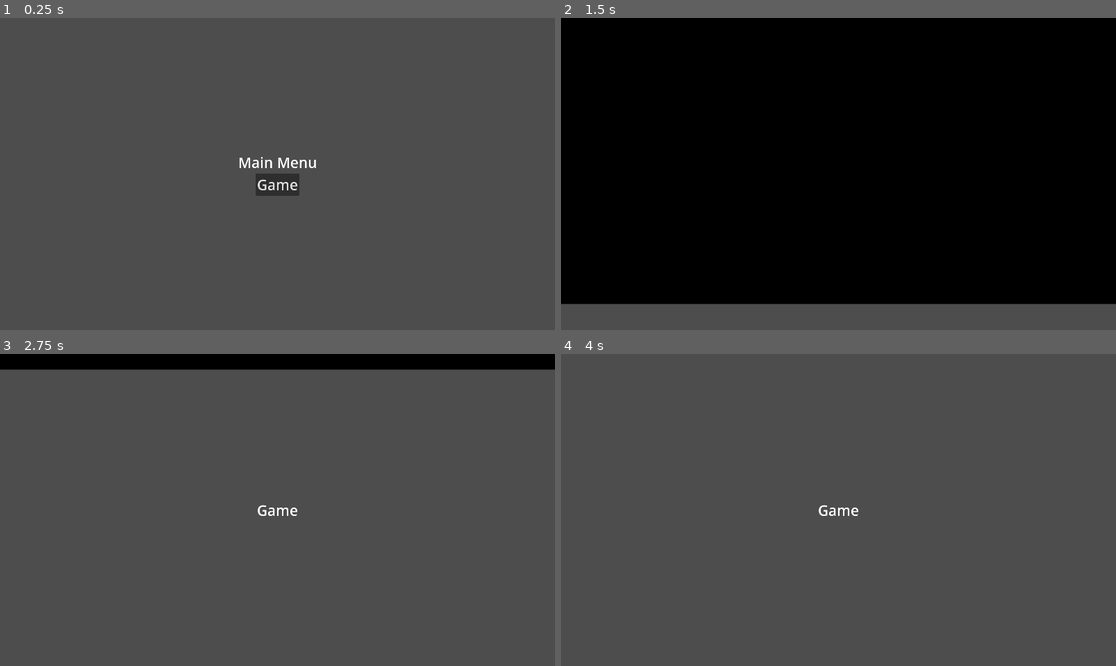
Above: before the commit, frames 1-4 (two rows, left to right).
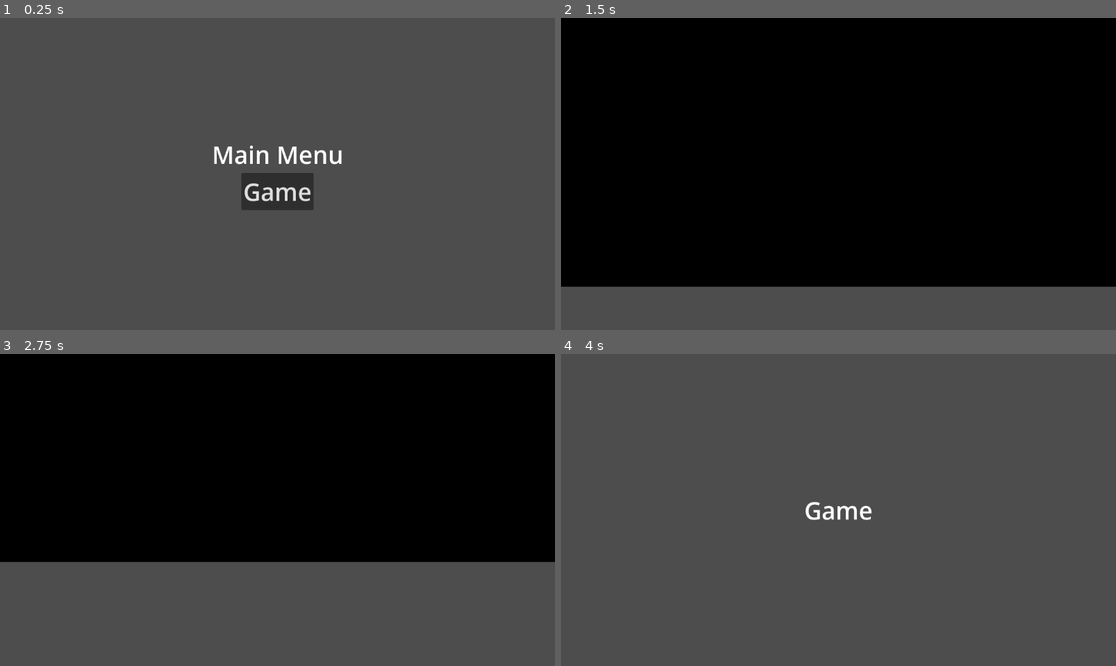
Above: after the commit, the same moments.

Repository: nonagaga/MJ193
Game: Godot game, scene res://Scenes/scene_manager.tscn
Two runs of this game, one before a commit and one after it. Both use one fixed random seed, a clock stepped at 60 frames per second and the inputs below.
Inputs:
- Up to frame 1 (0.25 s): no input
- Up to frame 2 (1.5 s): click "Game" at 0.5 s; click "Game" at 1.25 s
- Up to frame 3 (2.75 s): no input
- Up to frame 4 (4 s): tap Enter at 3.5 s

The runs differ from the first frame. In frame 1, 1.8% of the frame differs, in the area x 38-62%, y 40-62%; in frame 2, 5.6%; in frame 3, 62%, in the area x 0-100%, y 4-67%; in frame 4, 0.3%.

Commit message:
added images

Diff:
--- a/Cards/StabCard.tres
+++ b/Cards/StabCard.tres
@@ -1,13 +1,15 @@
-[gd_resource type="Resource" script_class="Card" load_steps=5 format=3 uid="uid://87kgyaemmdqe"]
+[gd_resource type="Resource" script_class="Card" load_steps=6 format=3 uid="uid://87kgyaemmdqe"]
 
-[ext_resource type="Script" uid="uid://d21axcuelphhe" path="res://Classes/TagClass.gd" id="1_5o5rd"]
+[ext_resource type="Script" path="res://Classes/TagClass.gd" id="1_5o5rd"]
 [ext_resource type="Script" uid="uid://gikv04ntqw8f" path="res://Classes/ActionsClass.gd" id="1_x7xqd"]
 [ext_resource type="Resource" uid="uid://c8vj0fvto1pt" path="res://Actions/Stab.tres" id="2_5o5rd"]
 [ext_resource type="Script" uid="uid://88hsnkwkom7x" path="res://Classes/CardClass.gd" id="2_s1e03"]
+[ext_resource type="Texture2D" uid="uid://bs4cbal8fpet5" path="res://cardshark1.png" id="5_xt43l"]
 
 [resource]
 script = ExtResource("2_s1e03")
 title = "Stab"
+texture = ExtResource("5_xt43l")
 price = 10
 maxTargets = 1
 discardCost = 0
--- a/GameManager.gd
+++ b/GameManager.gd
@@ -3,10 +3,12 @@
 func _ready() -> void:
 	Globals.gameManager = self
 
+signal card_drawn(card:Card)
 func draw():
 	if !Globals.deck.is_empty():
 		var card = Globals.deck.pop_front()
 		Globals.hand.append(card)
+		card_drawn.emit(card)
 		return card
 
 func discard():
--- a/Music Manager/music_manager.gd
+++ b/Music Manager/music_manager.gd
@@ -83,33 +83,33 @@
 ##adds a sound that will play on the next beat of the song
 ##if the sound is not given a name it will be treated as a oneshot and only played once
 ##the purpose of the name is to allow for sounds to loop and eventually be removed through their name
-func add_next_beat(stream : AudioStream, name : String = ""):
-	if name == "":
+func add_next_beat(stream : AudioStream, _name : String = ""):
+	if _name == "":
 		var player = create_oneshot_audio_player(stream)
 		beat_queue.append(player)
 	else:
-		if beat_dictionary.has(name) : print("Sound key already associated, not creating a new audio player."); return
+		if beat_dictionary.has(_name) : print("Sound key already associated, not creating a new audio player."); return
 		var player = create_audio_player(stream)
-		beat_dictionary[name] = player
+		beat_dictionary[_name] = player
 		beat_queue.append(player)
 
-func add_next_measure(stream :AudioStream, name : String = ""):
-	if name == "":
+func add_next_measure(stream :AudioStream, _name : String = ""):
+	if _name == "":
 		var player = create_oneshot_audio_player(stream)
 		measure_queue.append(player)
 	else:
-		if measure_dictionary.has(name) : print("Sound key already associated, not creating a new audio player."); return
+		if measure_dictionary.has(_name) : print("Sound key already associated, not creating a new audio player."); return
 		var player = create_audio_player(stream)
-		measure_dictionary[name] = player
+		measure_dictionary[_name] = player
 		measure_queue.append(player)
 
-func remove_next_beat(name : String):
-	if not beat_dictionary.has(name): return
-	r_beat_queue.append(beat_dictionary[name])
+func remove_next_beat(_name : String):
+	if not beat_dictionary.has(_name): return
+	r_beat_queue.append(beat_dictionary[_name])
 
-func remove_next_measure(name : String):
-	if not measure_dictionary.has(name): return
-	r_measure_queue.append(beat_dictionary[name])
+func remove_next_measure(_name : String):
+	if not measure_dictionary.has(_name): return
+	r_measure_queue.append(beat_dictionary[_name])
 
 func _on_beat_timeout():
 	if not beat_queue.is_empty():
@@ -120,8 +120,8 @@
 		beat_queue.clear()
 
 	if not r_beat_queue.is_empty():
-		for name : String in r_beat_queue:
-			beat_dictionary[name].queue_free()
+		for _name : String in r_beat_queue:
+			beat_dictionary[_name].queue_free()
 		r_beat_queue.clear()
 
 	if not metronome:return
@@ -137,8 +137,8 @@
 		measure_queue.clear()
 
 	if not r_measure_queue.is_empty():
-		for name : String in r_measure_queue:
-			measure_dictionary[name].queue_free()
+		for _name : String in r_measure_queue:
+			measure_dictionary[_name].queue_free()
 		r_measure_queue.clear()
 
 	if not metronome:return
--- a/UI/Card Element/Card.tscn
+++ b/UI/Card Element/Card.tscn
@@ -1,13 +1,18 @@
-[gd_scene load_steps=3 format=3 uid="uid://cdnx2t0orx0vs"]
+[gd_scene load_steps=4 format=3 uid="uid://cdnx2t0orx0vs"]
 
 [ext_resource type="Script" uid="uid://qkf5bn6hhgrw" path="res://UI/Card Element/card.gd" id="1_fa8r5"]
 [ext_resource type="Texture2D" uid="uid://cof6qdkvij7cr" path="res://mockupcard.png" id="2_tksun"]
+[ext_resource type="Texture2D" uid="uid://c2yh7us6b40rk" path="res://icon.svg" id="3_tksun"]
 
-[node name="Card" type="Control"]
+[node name="Card" type="Control" node_paths=PackedStringArray("art", "title", "desc")]
 layout_mode = 3
 anchor_right = 0.416667
 anchor_bottom = 1.03704
+scale = Vector2(0.5, 0.5)
 script = ExtResource("1_fa8r5")
+art = NodePath("VBoxContainer/Card Art/Card Art")
+title = NodePath("VBoxContainer/Title")
+desc = NodePath("VBoxContainer/Description/ScrollContainer/Description")
 metadata/_edit_use_anchors_ = true
 
 [node name="TextureRect" type="TextureRect" parent="."]
@@ -27,24 +32,34 @@
 grow_horizontal = 2
 grow_vertical = 2
 
+[node name="HSeparator" type="HSeparator" parent="VBoxContainer"]
+visible = false
+layout_mode = 2
+
 [node name="Title" type="RichTextLabel" parent="VBoxContainer"]
 layout_mode = 2
-text = "1"
+bbcode_enabled = true
 fit_content = true
+scroll_active = false
 
 [node name="Card Art" type="CenterContainer" parent="VBoxContainer"]
 layout_mode = 2
 size_flags_vertical = 3
 
 [node name="Card Art" type="TextureRect" parent="VBoxContainer/Card Art"]
+custom_minimum_size = Vector2(400, 350)
 layout_mode = 2
 size_flags_vertical = 3
+texture = ExtResource("3_tksun")
+expand_mode = 1
 
 [node name="Description" type="CenterContainer" parent="VBoxContainer"]
 layout_mode = 2
 size_flags_vertical = 3
 
 [node name="ScrollContainer" type="ScrollContainer" parent="VBoxContainer/Description"]
+clip_contents = false
+custom_minimum_size = Vector2(400, 275)
 layout_mode = 2
 size_flags_vertical = 3
 
@@ -52,3 +67,6 @@
 layout_mode = 2
 size_flags_horizontal = 3
 size_flags_vertical = 3
+bbcode_enabled = true
+fit_content = true
+scroll_active = false
--- a/UI/Card Element/card.gd
+++ b/UI/Card Element/card.gd
@@ -3,7 +3,15 @@
 
 @export var card_res:Card
 
+@export var art:TextureRect
+@export var title:RichTextLabel
+@export var desc:RichTextLabel
+
 func fill_values():
-	$VBoxContainer/Title.append_text(card_res.title)
-	$"VBoxContainer/Card Art/Card Art".texture = card_res.texture
-	$VBoxContainer/Description/ScrollContainer/Description.append_text(card_res.title)
+	card_res.compileCardText()
+	print(card_res)
+	print(card_res.title)
+	print(card_res.text)
+	title.append_text(card_res.title)
+	art.texture = card_res.texture
+	desc.append_text(card_res.text)
--- a/UI/Game UI.tscn
+++ b/UI/Game UI.tscn
@@ -2,7 +2,7 @@
 
 [ext_resource type="Script" uid="uid://b1xyjwfwav5t" path="res://UI/game_ui.gd" id="1_ewuok"]
 
-[node name="GameUi" type="Control"]
+[node name="GameUi" type="Control" node_paths=PackedStringArray("hand")]
 layout_mode = 3
 anchors_preset = 15
 anchor_right = 1.0
@@ -10,29 +10,42 @@
 grow_horizontal = 2
 grow_vertical = 2
 script = ExtResource("1_ewuok")
+hand = NodePath("HBoxContainer/ScrollContainer/Hand")
 
-[node name="ScrollContainer" type="ScrollContainer" parent="."]
-layout_mode = 0
-offset_right = 40.0
-offset_bottom = 40.0
+[node name="HBoxContainer" type="HBoxContainer" parent="."]
+layout_mode = 1
+anchors_preset = 15
+anchor_right = 1.0
+anchor_bottom = 1.0
+grow_horizontal = 2
+grow_vertical = 2
+alignment = 1
+
+[node name="ScrollContainer" type="ScrollContainer" parent="HBoxContainer"]
+layout_mode = 2
+size_flags_horizontal = 3
 vertical_scroll_mode = 0
 
-[node name="Hand" type="HBoxContainer" parent="ScrollContainer"]
+[node name="Hand" type="HBoxContainer" parent="HBoxContainer/ScrollContainer"]
+layout_mode = 2
+size_flags_horizontal = 3
+size_flags_vertical = 3
+alignment = 1
+
+[node name="Player Choices" type="VBoxContainer" parent="HBoxContainer"]
 layout_mode = 2
 
-[node name="Player Choices" type="VBoxContainer" parent="."]
-layout_mode = 0
-offset_right = 40.0
-offset_bottom = 40.0
+[node name="Play" type="Button" parent="HBoxContainer/Player Choices"]
+layout_mode = 2
+text = "Play"
 
-[node name="Play" type="Button" parent="Player Choices"]
+[node name="Cancel" type="Button" parent="HBoxContainer/Player Choices"]
 layout_mode = 2
+text = "Cancel"
 
-[node name="Cancel" type="Button" parent="Player Choices"]
+[node name="End Turn" type="Button" parent="HBoxContainer/Player Choices"]
 layout_mode = 2
-
-[node name="End Turn" type="Button" parent="Player Choices"]
-layout_mode = 2
+text = "End Turn"
 
 [node name="Void" type="Control" parent="."]
 visible = false
@@ -40,6 +53,6 @@
 offset_right = 40.0
 offset_bottom = 40.0
 
-[connection signal="pressed" from="Player Choices/Play" to="." method="_on_play_pressed"]
-[connection signal="pressed" from="Player Choices/Cancel" to="." method="_on_cancel_pressed"]
-[connection signal="pressed" from="Player Choices/End Turn" to="." method="_on_end_turn_pressed"]
+[connection signal="pressed" from="HBoxContainer/Player Choices/Play" to="." method="_on_play_pressed"]
+[connection signal="pressed" from="HBoxContainer/Player Choices/Cancel" to="." method="_on_cancel_pressed"]
+[connection signal="pressed" from="HBoxContainer/Player Choices/End Turn" to="." method="_on_end_turn_pressed"]
--- a/UI/game_ui.gd
+++ b/UI/game_ui.gd
@@ -3,10 +3,18 @@
 var cur_card_selected:CardElem = null
 var card_packed:PackedScene = preload("res://UI/Card Element/Card.tscn")
 
+@export var hand : HBoxContainer
+
+func _ready()->void:
+	if Globals.gameManager:
+		Globals.gameManager.card_drawn.connect(on_card_drawn)
+
+	on_card_drawn(load("res://Cards/StabCard.tres"))
+
 func on_card_drawn(card:Card):
 	if card == null:
 		return
-	create_card(card).reparent($ScrollContainer/Hand,false)
+	create_card(card).reparent(hand,false)
 
 func create_card(card:Card)->CardElem:
 	var new_card_instance:CardElem = card_packed.instantiate()
--- /dev/null
+++ b/UI/ui_debug.tscn
@@ -0,0 +1,11 @@
+[gd_scene load_steps=3 format=3 uid="uid://dwj62mxh5yfb6"]
+
+[ext_resource type="PackedScene" uid="uid://cgq0lkaaw5wyd" path="res://UI/Game UI.tscn" id="1_jrl2q"]
+[ext_resource type="Script" uid="uid://dniyjxmmo5q0i" path="res://GameManager.gd" id="2_l86hc"]
+
+[node name="UI DEBUG" type="Node"]
+
+[node name="Node" type="Node" parent="."]
+script = ExtResource("2_l86hc")
+
+[node name="GameUi" parent="." instance=ExtResource("1_jrl2q")]
--- a/globals.gd
+++ b/globals.gd
@@ -6,7 +6,8 @@
 @export var discard:Array
 var hand:Array[Card]
 var gameManager
-@onready var scene_manager = get_tree().get_root().get_node("SceneManager")
+var scene_manager
 
 func _ready() -> void:
 	hp = maxHP
+	scene_manager = get_tree().get_root().get_node("SceneManager")
--- a/project.godot
+++ b/project.godot
@@ -21,8 +21,7 @@
 
 [display]
 
-window/size/viewport_width=1920
-window/size/viewport_height=1080
+window/size/initial_position_type=3
 
 [file_customization]
 
Binary file added: GABE1.png
Not shown, added: GABE1.png.import
Not shown: 1 places in Scenes/game_test.tscn that only renumber resources
Binary file added: cardshark1.png
Not shown, added: cardshark1.png.import
